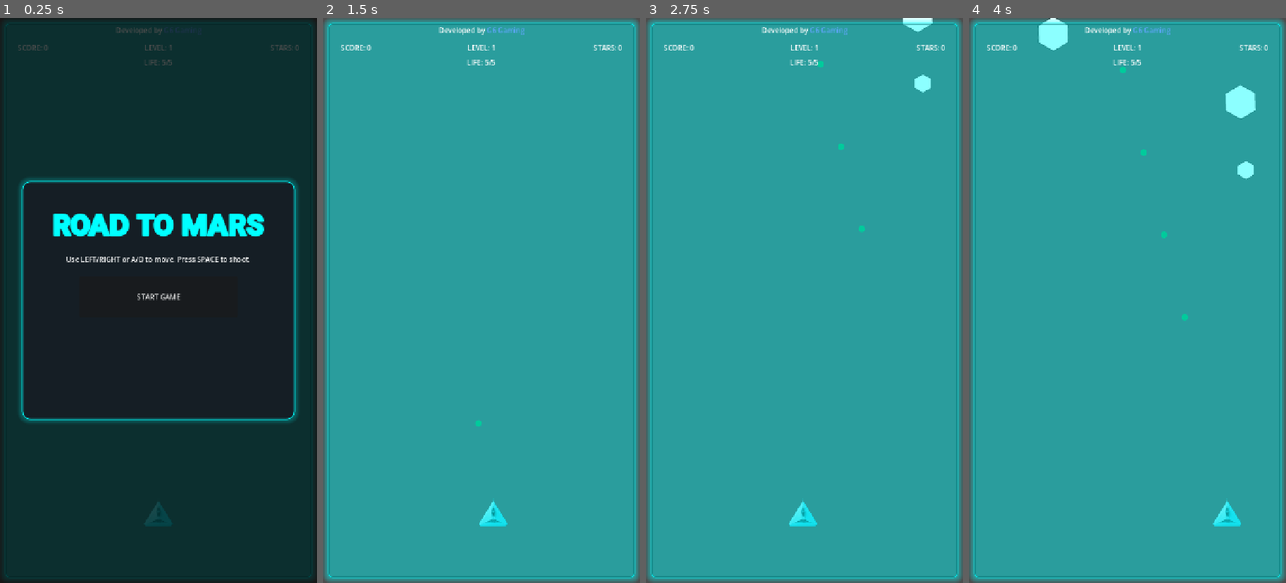
Above: before the commit, frames 1-4 (left to right).
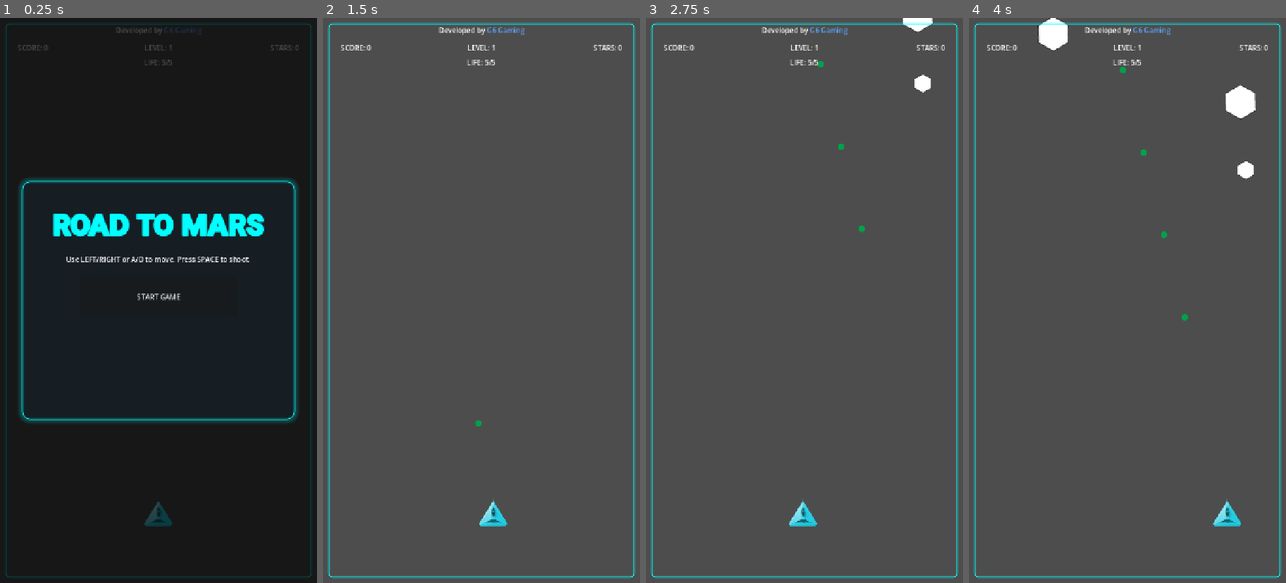
Above: after the commit, the same moments.

Repository: rsergeg/road2mars
Game: Godot game, scene res://scenes/Main.tscn
Same seed, same stepped clock (60 frames per second), same inputs: the game is played once before the commit and once after it.
Inputs:
- Up to frame 1 (0.25 s): no input
- Up to frame 2 (1.5 s): click "START GAME" at 0.5 s; tap Enter at 1.25 s; hold D (move_right) from 1.28 s (still down); hold Space (shoot) from 1.28 s (still down)
- Up to frame 3 (2.75 s): release D (move_right) at 2.03 s; release Space (shoot) at 2.03 s; hold A (move_left) from 2.03 s (still down); tap Space (shoot) at 2.1 s
- Up to frame 4 (4 s): release A (move_left) at 2.78 s; hold Space (shoot) 2.78-3.53 s; hold D (move_right) from 2.78 s (still down); tap Space (shoot) at 3.6 s

The runs differ from the first frame. In frame 2, 97% of the frame differs, in the area x 0-100%, y 0-100%; in frame 3, 97%; in frame 4, 97%.

Commit message:
canged GameFrame colors in UI.tscn. This affects what can be seen in game.

Diff:
--- a/assets/theme/road2mars_theme.tres
+++ b/assets/theme/road2mars_theme.tres
@@ -1,7 +1,28 @@
-[gd_resource type="Theme" load_steps=7 format=3]
+[gd_resource type="Theme" format=3 uid="uid://cbemgnbjap8yb"]
 
-[ext_resource type="FontFile" path="res://assets/fonts/Inter-UI-Medium.ttf" id="1"]
-[ext_resource type="FontFile" path="res://assets/fonts/Inter-UI-Bold.ttf" id="2"]
+[ext_resource type="FontFile" uid="uid://bkqlletjql702" path="res://assets/fonts/Inter-UI-Medium.ttf" id="1"]
+[ext_resource type="FontFile" uid="uid://ysa88tenomkh" path="res://assets/fonts/Inter-UI-Bold.ttf" id="2"]
+
+[sub_resource type="StyleBoxFlat" id="StyleBoxFlat_button_disabled"]
+bg_color = Color(0, 0.5, 0.5, 0.45)
+corner_radius_top_left = 8
+corner_radius_top_right = 8
+corner_radius_bottom_right = 8
+corner_radius_bottom_left = 8
+
+[sub_resource type="StyleBoxFlat" id="StyleBoxFlat_button_hover"]
+bg_color = Color(0.3, 1, 1, 1)
+border_width_left = 2
+border_width_top = 2
+border_width_right = 2
+border_width_bottom = 2
+border_color = Color(0, 1, 1, 1)
+corner_radius_top_left = 8
+corner_radius_top_right = 8
+corner_radius_bottom_right = 8
+corner_radius_bottom_left = 8
+shadow_color = Color(0, 1, 1, 0.6)
+shadow_size = 12
 
 [sub_resource type="StyleBoxFlat" id="StyleBoxFlat_button_normal"]
 bg_color = Color(0, 1, 1, 1)
@@ -17,20 +38,6 @@
 shadow_color = Color(0, 1, 1, 0.35)
 shadow_size = 8
 
-[sub_resource type="StyleBoxFlat" id="StyleBoxFlat_button_hover"]
-bg_color = Color(0.3, 1, 1, 1)
-border_width_left = 2
-border_width_top = 2
-border_width_right = 2
-border_width_bottom = 2
-border_color = Color(0, 1, 1, 1)
-corner_radius_top_left = 8
-corner_radius_top_right = 8
-corner_radius_bottom_right = 8
-corner_radius_bottom_left = 8
-shadow_color = Color(0, 1, 1, 0.6)
-shadow_size = 12
-
 [sub_resource type="StyleBoxFlat" id="StyleBoxFlat_button_pressed"]
 bg_color = Color(0.45, 1, 1, 1)
 border_width_left = 2
@@ -45,25 +52,18 @@
 shadow_color = Color(0, 1, 1, 0.7)
 shadow_size = 15
 
-[sub_resource type="StyleBoxFlat" id="StyleBoxFlat_button_disabled"]
-bg_color = Color(0, 0.5, 0.5, 0.45)
-corner_radius_top_left = 8
-corner_radius_top_right = 8
-corner_radius_bottom_right = 8
-corner_radius_bottom_left = 8
-
 [sub_resource type="StyleBoxEmpty" id="StyleBoxEmpty_panel"]
 
 [resource]
 default_font = ExtResource("1")
 default_font_size = 24
+Button/colors/font_color = Color(0.0509804, 0.0666667, 0.0901961, 1)
+Button/font_sizes/font_size = 32
 Button/fonts/font = ExtResource("2")
-Button/font_sizes/font_size = 32
-Button/colors/font_color = Color(0.0509804, 0.0666667, 0.0901961, 1)
+Button/styles/disabled = SubResource("StyleBoxFlat_button_disabled")
+Button/styles/focus = SubResource("StyleBoxFlat_button_hover")
+Button/styles/hover = SubResource("StyleBoxFlat_button_hover")
 Button/styles/normal = SubResource("StyleBoxFlat_button_normal")
-Button/styles/hover = SubResource("StyleBoxFlat_button_hover")
 Button/styles/pressed = SubResource("StyleBoxFlat_button_pressed")
-Button/styles/focus = SubResource("StyleBoxFlat_button_hover")
-Button/styles/disabled = SubResource("StyleBoxFlat_button_disabled")
 Label/colors/font_color = Color(0.701961, 0.85098, 1, 1)
 Panel/styles/panel = SubResource("StyleBoxEmpty_panel")
--- a/scenes/UI.tscn
+++ b/scenes/UI.tscn
@@ -1,17 +1,7 @@
-[gd_scene load_steps=12 format=3 uid="uid://cfet5sbv57peb"]
+[gd_scene format=3 uid="uid://cfet5sbv57peb"]
 
 [ext_resource type="Script" uid="uid://cgech4ds042xy" path="res://scripts/MobileControls.gd" id="1"]
-[ext_resource type="Theme" path="res://assets/theme/road2mars_theme.tres" id="2"]
-[ext_resource type="FontFile" path="res://assets/fonts/Inter-UI-Black.ttf" id="3"]
-
-[sub_resource type="RectangleShape2D" id="RectangleShape2D_dj8aq"]
-size = Vector2(120, 120)
-
-[sub_resource type="RectangleShape2D" id="RectangleShape2D_ro3t7"]
-size = Vector2(120, 120)
-
-[sub_resource type="RectangleShape2D" id="RectangleShape2D_5en4g"]
-size = Vector2(140, 140)
+[ext_resource type="FontFile" uid="uid://dgk0k6shewy4y" path="res://assets/fonts/Inter-UI-Black.ttf" id="3"]
 
 [sub_resource type="StyleBoxFlat" id="StyleBoxFlat_frame"]
 bg_color = Color(0, 0, 0, 0)
@@ -19,12 +9,12 @@
 border_width_top = 2
 border_width_right = 2
 border_width_bottom = 2
-border_color = Color(0, 1, 1, 1)
+border_color = Color(0, 18.892157, 18.892157, 1)
 corner_radius_top_left = 8
 corner_radius_top_right = 8
 corner_radius_bottom_right = 8
 corner_radius_bottom_left = 8
-shadow_color = Color(0, 1, 1, 0.45)
+shadow_color = Color(0, 0, 0, 0)
 shadow_size = 15
 
 [sub_resource type="StyleBoxFlat" id="StyleBoxFlat_overlay_panel"]
@@ -45,17 +35,24 @@
 font = ExtResource("3")
 font_size = 64
 font_color = Color(0, 1, 1, 1)
+shadow_size = 10
 shadow_color = Color(0, 1, 1, 1)
-shadow_size = 10
 shadow_offset = Vector2(0, 0)
+
+[sub_resource type="RectangleShape2D" id="RectangleShape2D_dj8aq"]
+size = Vector2(120, 120)
+
+[sub_resource type="RectangleShape2D" id="RectangleShape2D_ro3t7"]
+size = Vector2(120, 120)
+
+[sub_resource type="RectangleShape2D" id="RectangleShape2D_5en4g"]
+size = Vector2(140, 140)
 
 [node name="UI" type="CanvasLayer" unique_id=1460182622]
 process_mode = 3
-theme = ExtResource("2")
 script = ExtResource("1")
 
-[node name="GameFrame" type="Panel" parent="."]
-layout_mode = 3
+[node name="GameFrame" type="Panel" parent="." unique_id=1054310637]
 anchors_preset = 15
 anchor_right = 1.0
 anchor_bottom = 1.0
@@ -68,9 +65,8 @@
 mouse_filter = 2
 theme_override_styles/panel = SubResource("StyleBoxFlat_frame")
 
-[node name="TopInfo" type="MarginContainer" parent="."]
-layout_mode = 1
-anchors_preset = 10
+[node name="TopInfo" type="MarginContainer" parent="." unique_id=192229733]
+anchors_preset = 5
 anchor_left = 0.5
 anchor_right = 0.5
 offset_left = -250.0
@@ -79,17 +75,16 @@
 offset_bottom = 46.0
 grow_horizontal = 2
 
-[node name="CompanyLabel" type="RichTextLabel" parent="TopInfo"]
+[node name="CompanyLabel" type="RichTextLabel" parent="TopInfo" unique_id=1153190585]
 layout_mode = 2
 bbcode_enabled = true
+text = "Developed by [color=#60a5fa]G6 Gaming[/color]"
 fit_content = true
 scroll_active = false
-text = "Developed by [color=#60a5fa]G6 Gaming[/color]"
 horizontal_alignment = 1
 
 [node name="HUD" type="MarginContainer" parent="." unique_id=639381212]
-layout_mode = 1
-anchors_preset = 10
+anchors_preset = 5
 anchor_left = 0.5
 anchor_right = 0.5
 offset_left = -320.0
@@ -98,11 +93,11 @@
 offset_bottom = 168.0
 grow_horizontal = 2
 
-[node name="VBoxContainer" type="VBoxContainer" parent="HUD"]
+[node name="VBoxContainer" type="VBoxContainer" parent="HUD" unique_id=594570774]
 layout_mode = 2
 theme_override_constants/separation = 10
 
-[node name="StatsRow" type="HBoxContainer" parent="HUD/VBoxContainer"]
+[node name="StatsRow" type="HBoxContainer" parent="HUD/VBoxContainer" unique_id=1285619000]
 layout_mode = 2
 theme_override_constants/separation = 40
 
@@ -110,29 +105,28 @@
 custom_minimum_size = Vector2(180, 0)
 layout_mode = 2
 size_flags_horizontal = 3
-horizontal_alignment = 0
 text = "SCORE: 0"
 
 [node name="LevelLabel" type="Label" parent="HUD/VBoxContainer/StatsRow" unique_id=631206471]
 custom_minimum_size = Vector2(180, 0)
 layout_mode = 2
 size_flags_horizontal = 3
-horizontal_alignment = 1
 text = "LEVEL: 1"
+horizontal_alignment = 1
 
 [node name="StarsLabel" type="Label" parent="HUD/VBoxContainer/StatsRow" unique_id=1301369343]
 custom_minimum_size = Vector2(180, 0)
 layout_mode = 2
 size_flags_horizontal = 3
+text = "STARS: 0"
 horizontal_alignment = 2
-text = "STARS: 0"
 
 [node name="LifeLabel" type="Label" parent="HUD/VBoxContainer" unique_id=935100001]
 layout_mode = 2
-horizontal_alignment = 1
 text = "LIFE: 5/5"
-
-[node name="StartScreen" type="Control" parent="."]
+horizontal_alignment = 1
+
+[node name="StartScreen" type="Control" parent="." unique_id=1654208984]
 layout_mode = 3
 anchors_preset = 15
 anchor_right = 1.0
@@ -140,7 +134,7 @@
 grow_horizontal = 2
 grow_vertical = 2
 
-[node name="ColorRect" type="ColorRect" parent="StartScreen"]
+[node name="ColorRect" type="ColorRect" parent="StartScreen" unique_id=903442618]
 layout_mode = 1
 anchors_preset = 15
 anchor_right = 1.0
@@ -149,7 +143,7 @@
 grow_vertical = 2
 color = Color(0, 0, 0, 0.7)
 
-[node name="Panel" type="Panel" parent="StartScreen"]
+[node name="Panel" type="Panel" parent="StartScreen" unique_id=1904481668]
 custom_minimum_size = Vector2(620, 540)
 layout_mode = 1
 anchors_preset = 8
@@ -165,7 +159,7 @@
 grow_vertical = 2
 theme_override_styles/panel = SubResource("StyleBoxFlat_overlay_panel")
 
-[node name="VBoxContainer" type="VBoxContainer" parent="StartScreen/Panel"]
+[node name="VBoxContainer" type="VBoxContainer" parent="StartScreen/Panel" unique_id=840788090]
 layout_mode = 1
 anchors_preset = 8
 anchor_left = 0.5
@@ -180,25 +174,25 @@
 grow_vertical = 2
 theme_override_constants/separation = 28
 
-[node name="TitleLabel" type="Label" parent="StartScreen/Panel/VBoxContainer"]
-layout_mode = 2
+[node name="TitleLabel" type="Label" parent="StartScreen/Panel/VBoxContainer" unique_id=1318283150]
+layout_mode = 2
+text = "ROAD TO MARS"
 label_settings = SubResource("LabelSettings_cyan_title")
 horizontal_alignment = 1
-text = "ROAD TO MARS"
-
-[node name="InstructionLabel" type="Label" parent="StartScreen/Panel/VBoxContainer"]
-layout_mode = 2
+
+[node name="InstructionLabel" type="Label" parent="StartScreen/Panel/VBoxContainer" unique_id=1449532557]
+layout_mode = 2
+text = "Use LEFT/RIGHT or A/D to move. Press SPACE to shoot."
+horizontal_alignment = 1
 autowrap_mode = 3
-horizontal_alignment = 1
-text = "Use LEFT/RIGHT or A/D to move. Press SPACE to shoot."
-
-[node name="StartButton" type="Button" parent="StartScreen/Panel/VBoxContainer"]
+
+[node name="StartButton" type="Button" parent="StartScreen/Panel/VBoxContainer" unique_id=826930248]
 custom_minimum_size = Vector2(360, 92)
 layout_mode = 2
 size_flags_horizontal = 4
 text = "START GAME"
 
-[node name="GameOverScreen" type="Control" parent="."]
+[node name="GameOverScreen" type="Control" parent="." unique_id=1657731625]
 visible = false
 layout_mode = 3
 anchors_preset = 15
@@ -207,7 +201,7 @@
 grow_horizontal = 2
 grow_vertical = 2
 
-[node name="ColorRect" type="ColorRect" parent="GameOverScreen"]
+[node name="ColorRect" type="ColorRect" parent="GameOverScreen" unique_id=172548686]
 layout_mode = 1
 anchors_preset = 15
 anchor_right = 1.0
@@ -216,7 +210,7 @@
 grow_vertical = 2
 color = Color(0, 0, 0, 0.7)
 
-[node name="Panel" type="Panel" parent="GameOverScreen"]
+[node name="Panel" type="Panel" parent="GameOverScreen" unique_id=1147469417]
 custom_minimum_size = Vector2(580, 500)
 layout_mode = 1
 anchors_preset = 8
@@ -232,7 +226,7 @@
 grow_vertical = 2
 theme_override_styles/panel = SubResource("StyleBoxFlat_overlay_panel")
 
-[node name="VBoxContainer" type="VBoxContainer" parent="GameOverScreen/Panel"]
+[node name="VBoxContainer" type="VBoxContainer" parent="GameOverScreen/Panel" unique_id=1605597455]
 layout_mode = 1
 anchors_preset = 8
 anchor_left = 0.5
@@ -247,23 +241,23 @@
 grow_vertical = 2
 theme_override_constants/separation = 24
 
-[node name="GameOverLabel" type="Label" parent="GameOverScreen/Panel/VBoxContainer"]
-layout_mode = 2
+[node name="GameOverLabel" type="Label" parent="GameOverScreen/Panel/VBoxContainer" unique_id=1458923335]
+layout_mode = 2
+text = "GAME OVER"
 label_settings = SubResource("LabelSettings_cyan_title")
 horizontal_alignment = 1
-text = "GAME OVER"
-
-[node name="FinalScoreLabel" type="Label" parent="GameOverScreen/Panel/VBoxContainer"]
-layout_mode = 2
-horizontal_alignment = 1
+
+[node name="FinalScoreLabel" type="Label" parent="GameOverScreen/Panel/VBoxContainer" unique_id=440122451]
+layout_mode = 2
 text = "Final Score: 0"
-
-[node name="FinalStarsLabel" type="Label" parent="GameOverScreen/Panel/VBoxContainer"]
-layout_mode = 2
-horizontal_alignment = 1
+horizontal_alignment = 1
+
+[node name="FinalStarsLabel" type="Label" parent="GameOverScreen/Panel/VBoxContainer" unique_id=54149785]
+layout_mode = 2
 text = "Stars Collected: 0"
-
-[node name="RestartButton" type="Button" parent="GameOverScreen/Panel/VBoxContainer"]
+horizontal_alignment = 1
+
+[node name="RestartButton" type="Button" parent="GameOverScreen/Panel/VBoxContainer" unique_id=824843284]
 custom_minimum_size = Vector2(320, 92)
 layout_mode = 2
 size_flags_horizontal = 4
